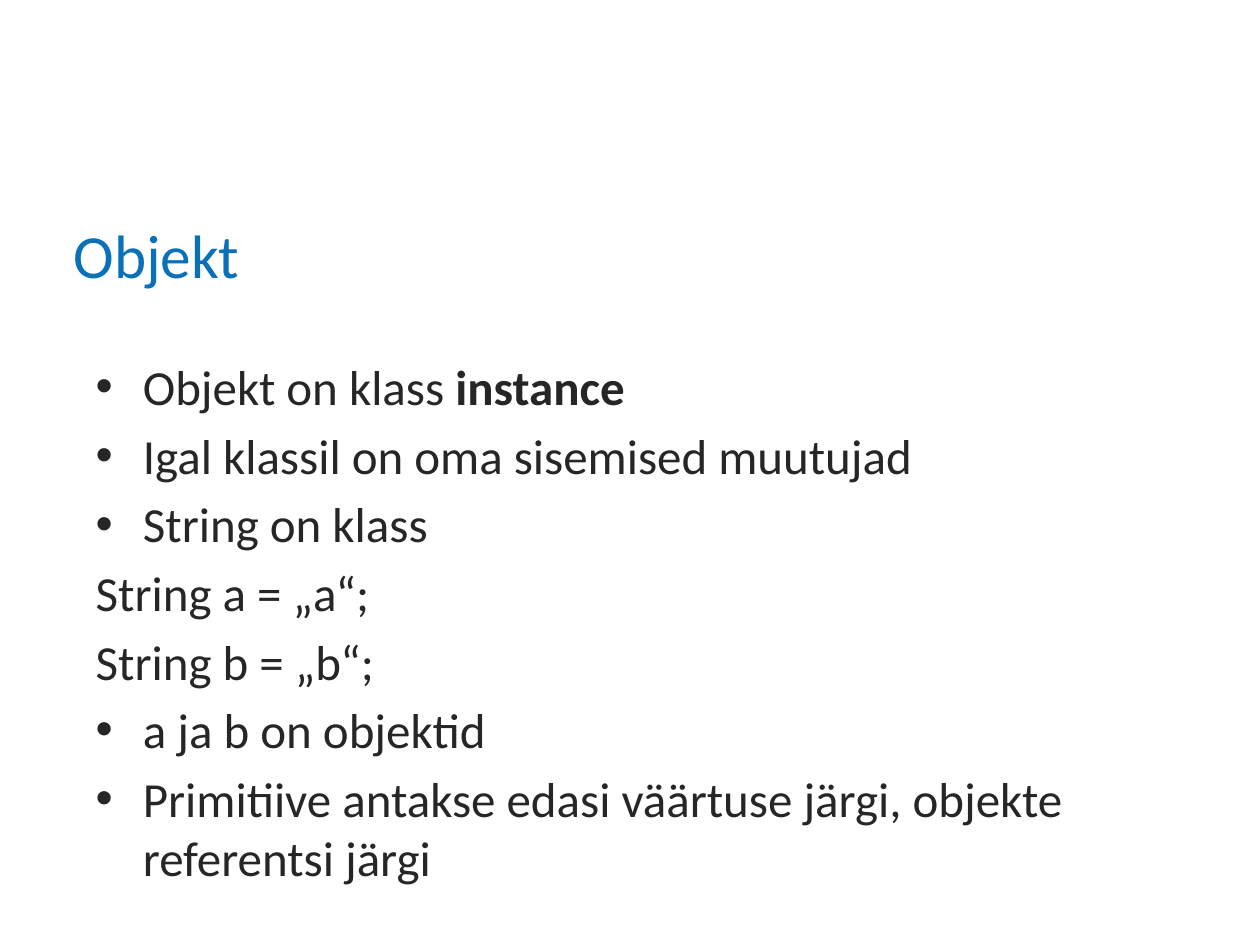
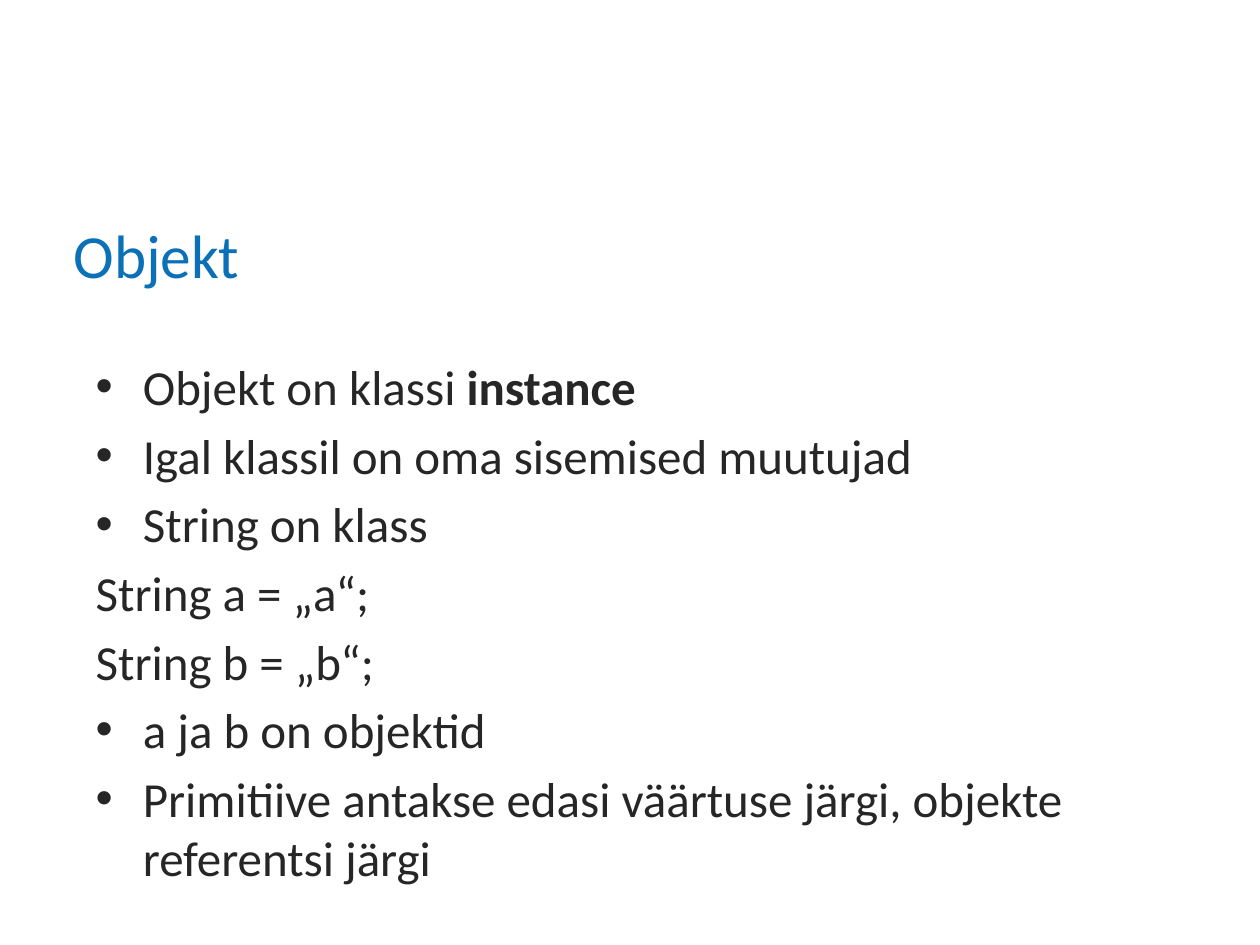
Before and after one commit to mitka0260/BCSlessons, a slide deck: slide 4 of src/main/java/ee/bcs/java/lectures/Loeng5 - package, klass, objekt.pptx. Drawn at 1260x945 pixels with LibreOffice and Linux fonts; fonts in the diff are those of the drawing; background and template pictures are left out. Boxes give left, top, right and bottom in pixels: in the first picture for what was removed or moved away, otherwise in the second. Text is boxed around its words. In the diff, an @@ line names an element or a change of style, - is before the commit and + after.

```diff
--- a/src/main/java/ee/bcs/java/lectures/Loeng5 - package, klass, objekt.pptx
+++ b/src/main/java/ee/bcs/java/lectures/Loeng5 - package, klass, objekt.pptx
@@ text at (143, 370, 636, 414): text changed @@
-• Objekt on klass instance
+• Objekt on klassi instance
```
Also in this commit, not shown: 2 other slides changed, 10 other files.
